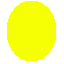
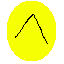
Revision of a layered 64x64 image; what changed, layer by layer:
painted on "Ellipse 1" over [15,14,48,44]
